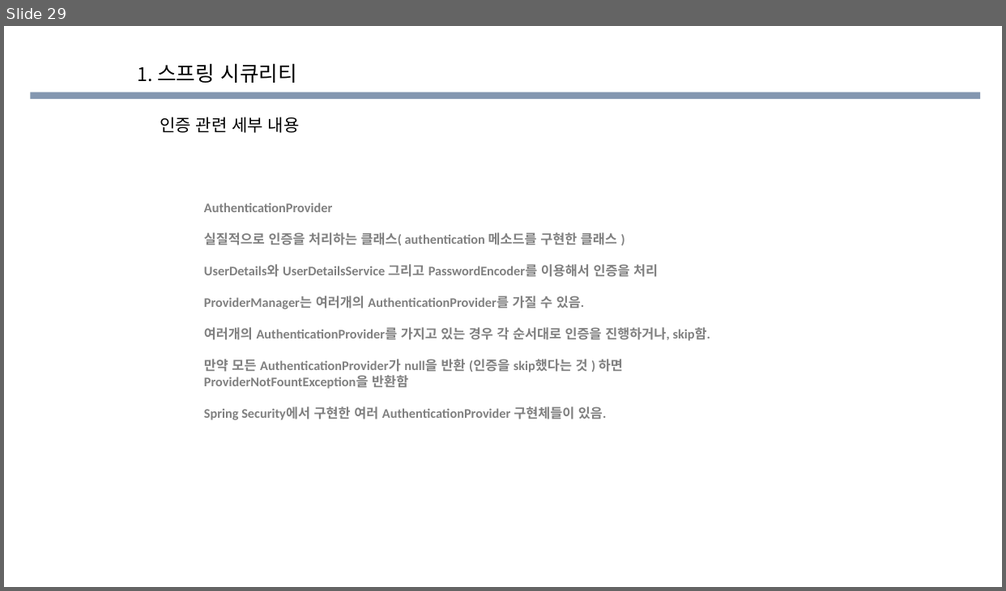
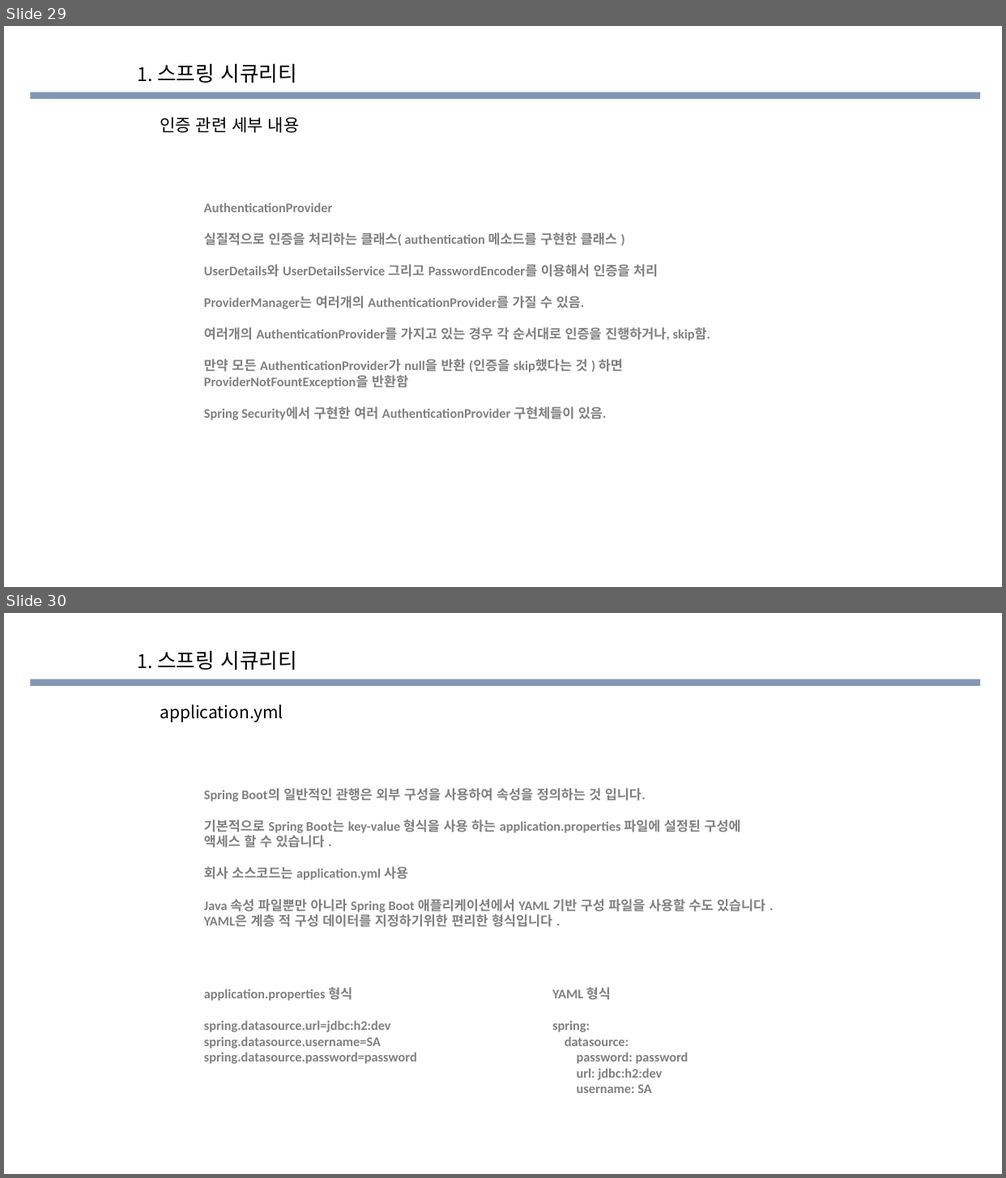
Before and after one commit to eongss/testproject, a slide deck: 소스코드 공부한거.pptx. Shown one above the other, each under a label of ours: slide 29 before the commit, slides 29 and 30 after it. The pictures are 1006x591 and 1006x1178 pixels, drawn with LibreOffice and Linux fonts; fonts in the diff are those of the drawing; background and template pictures are left out. Boxes give left, top, right and bottom in pixels: in the first picture for what was removed or moved away, otherwise in the second. Text is boxed around its words. In the diff, an @@ line names an element or a change of style, - is before the commit and + after.

```diff
--- a/소스코드 공부한거.pptx
+++ b/소스코드 공부한거.pptx
@@ slide 30 added at bbox=[4, 613, 1002, 1174], background picture (left out); not listed: 1 template element that a slide beside it also shows @@
@@ text added at bbox=[138, 650, 297, 670], 20 pt, text #000000 @@
+1. 스프링 시큐리티
@@ text added at bbox=[160, 705, 283, 722], 16.3 pt, text #000000 @@
+application.yml
@@ text added at bbox=[204, 788, 765, 927], 12.7 pt, text #808080, bold @@
+Spring Boot의 일반적인 관행은 외부 구성을 사용하여 속성을 정의하는 것 입니다.
+기본적으로 Spring Boot는 key-value 형식을 사용 하는 application.properties 파일에 설정된 구성에 액세스 할 수 있습니다 .
+회사 소스코드는 application.yml 사용
+Java 속성 파일뿐만 아니라 Spring Boot 애플리케이션에서 YAML 기반 구성 파일을 사용할 수도 있습니다 . YAML은 계층 적 구성 데이터를 지정하기위한 편리한 형식입니다 .
@@ text added at bbox=[204, 987, 417, 1064], 12.7 pt, text #808080, bold @@
+application.properties 형식
+spring.datasource.url=jdbc:h2:dev
+spring.datasource.username=SA
+spring.datasource.password=password
@@ text added at bbox=[552, 987, 688, 1093], 12.7 pt, text #808080, bold @@
+YAML 형식
+spring:
+datasource:
+password: password
+url: jdbc:h2:dev
+username: SA
```
Also in this commit, not shown: 3 slides changed, 13 other slides added, 4 other files.
